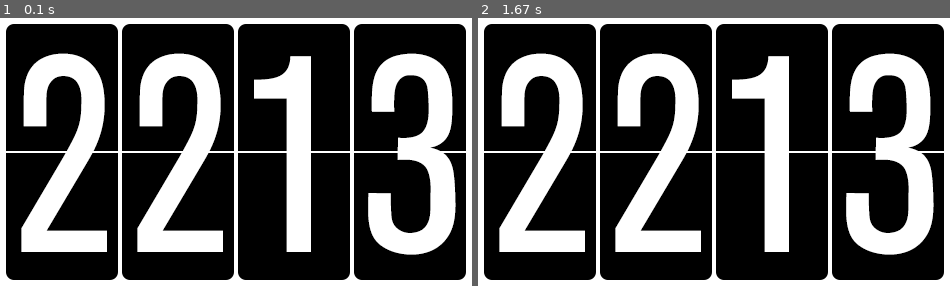
Above: before the commit, frames 1-2 (left to right).
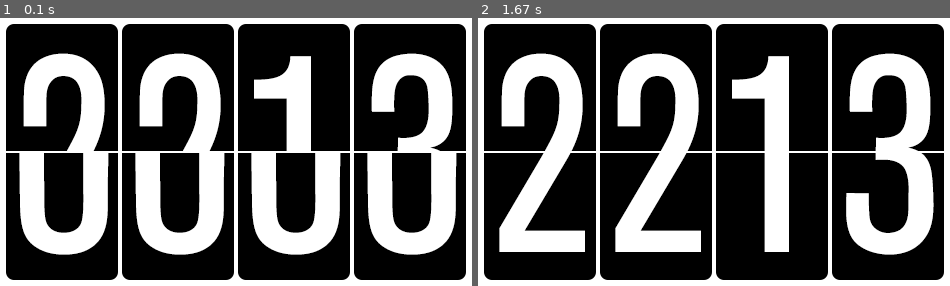
Above: after the commit, the same moments.

Repository: prehensile/pygame-flipclock
Game: pygame game, started from src/clock.py
Same seed, same stepped clock (60 frames per second), same inputs: the game is played once before the commit and once after it. The source is Python 2; it was converted automatically to run under Python 3.
Inputs:
- Up to frame 1 (0.1 s): no input
- Up to frame 2 (1.67 s): no input

The runs differ from the first frame. In frame 1, 16% of the frame differs, in the area x 4-97%, y 50-89%; in frame 2, nothing differs.

Commit message:
added animation on time change

Diff:
--- a/src/clock.py
+++ b/src/clock.py
@@ -13,15 +13,21 @@
 
 
     def __init__( self, image_path ):
+
+        self.ts_age = 0
+        self.last_hour = 0
+        self.last_minute = 0
+
         self.load_images( image_path )
         self.init_pygame()
         self.display_time( 0, 0 )
 
 
+
     def init_pygame( self, native_width=480, native_height=272 ):
 
         self.background_colour = ( 255,255,255 )
-        self.fps = 50
+        self.fps = 8
 
         pygame.init()
 
@@ -44,9 +50,8 @@
 
     def load_images( self, image_path ):
         images = []
-        for i in range(9):
+        for i in range(10):
             fn_image = "%d.png" % i
-            print fn_image
             images.append(
                 pygame.image.load(
                     os.path.join( image_path, fn_image )
@@ -55,25 +60,66 @@
         self.number_surfaces = images
 
 
-    def display_time( self, hours, minutes ):
+    SEGMENT_BOTH = 0
+    SEGMENT_UPPER = 1
+    SEGMENT_LOWER = 2
+    def display_number( self, number, pos, segment=SEGMENT_BOTH ):
+        img = self.number_surfaces[ number ]
+        area = img.get_clip()
+        offs = [0,0]
+        if segment == self.SEGMENT_UPPER:
+            area.height /=2
+        elif segment == self.SEGMENT_LOWER:
+            hh = area.height /2
+            area.top = hh
+            area.height = hh
+            offs[1] = hh
+        self.window.blit( img, (pos[0]+offs[0],pos[1]+offs[1]), area=area )
+
+
+    PADDING = 8
+    SPACING = 116
+    def display_numbers( self, numbers, segment=SEGMENT_BOTH ):
+        pos = [self.PADDING,self.PADDING]
+        for n in numbers:
+            self.display_number( n, pos, segment=segment )
+            pos[0] += self.SPACING
+
+
+    def numbers_for_time( self , hour, minute ):
+        h = "%02d" % hour
+        m = "%02d" % minute
+        return [ int(h[0]), int(h[1]), int(m[0]), int(m[1]) ]
+
+
+    def display_time( self, hour, minute ):
+
+        # draw_half will be set if the time changes. used for cheap animation on change.
+        draw_half = False
+        # keep track of how long we've been displaying a given timestamp
+        self.ts_age += 1
+        if (minute != self.last_minute) or (hour != self.last_hour):
+            self.ts_age = 0
+            draw_half = True
+
         self.window.fill( self.background_colour )
-        h = "%02d" % hours
 
-        img = self.number_surfaces[ int(h[0]) ]
-        self.window.blit( img, (8,8) )
+        numbers = self.numbers_for_time( hour, minute )
+        if draw_half:
+            # if time has changed, for this frame draw new time in the top half...
+            self.display_numbers( numbers, segment=self.SEGMENT_UPPER )
+            # ... and old time in the bottom half for cheap flip effect
+            numbers_last = self.numbers_for_time( self.last_hour, self.last_minute )
+            self.display_numbers( numbers_last, segment=self.SEGMENT_LOWER )
+        else:
+            # otherwise, just draw the time
+            self.display_numbers( numbers, segment=self.SEGMENT_BOTH )
 
-        img = self.number_surfaces[ int(h[1]) ]
-        self.window.blit( img, (124,8) )
+        # draw split line down the horizontal middle
+        pygame.draw.line( self.window, self.background_colour, (0,136-1), (480,136-1), 2 )
 
-        m = "%02d" % minutes
-
-        img = self.number_surfaces[ int(m[0]) ]
-        self.window.blit( img, (240,8) )
-
-        img = self.number_surfaces[ int(m[1]) ]
-        self.window.blit( img, (356,8) )
-
-        pygame.draw.line( self.window, self.background_colour, (0,136-1), (480,136-1), 2 )
+        self.last_minute = minute
+        self.last_hour = hour
 
 
     def update( self, dt ):
